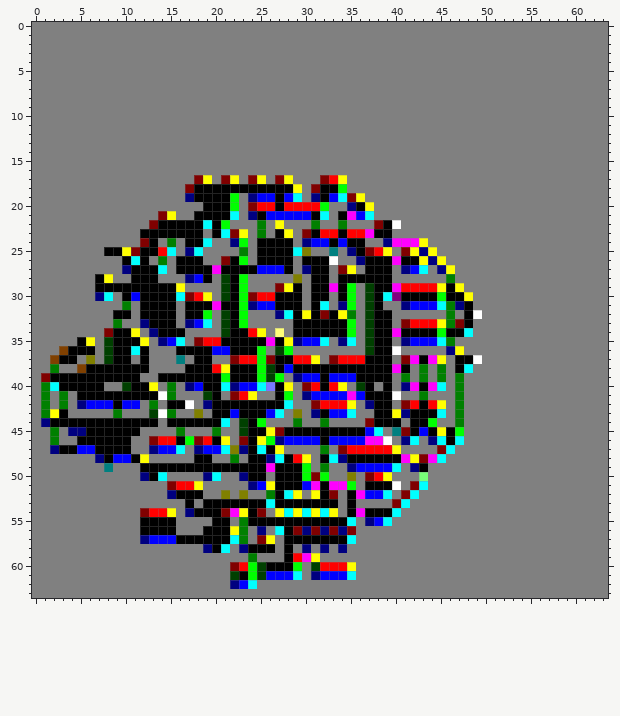
Two states of a pixel-art sprite, Assets/Textures/UI/hudmaps/worldedgesclosed_1.png. Above is the file before it was changed.
The file is 64x64 pixels.
After the commit:
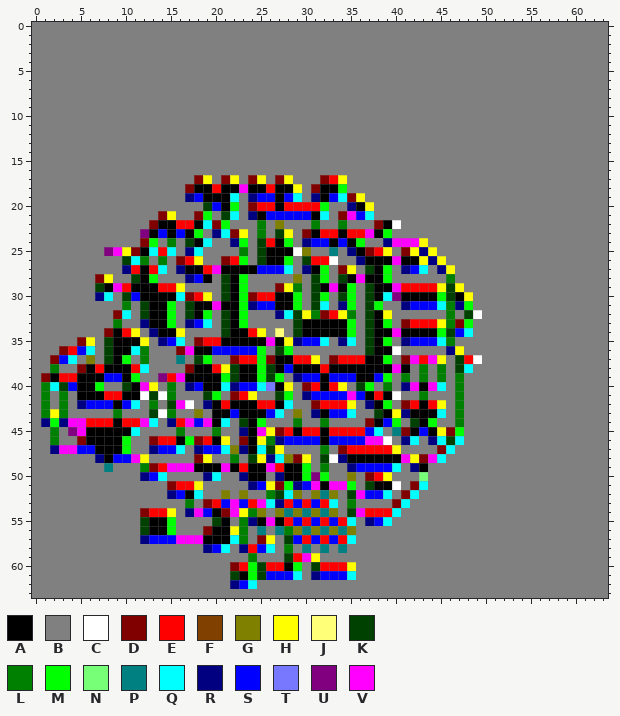
Palette (. is transparent): A #000000  B #808080  C #ffffff  D #800000  E #ff0000  F #804000  G #808000  H #ffff00  J #ffff78  K #004000  L #008000  M #00ff00  N #78ff78  P #008080  Q #00ffff  R #000080  S #0000ff  T #7878ff  U #800080  V #ff00ff
Commit message: Fix up some of level 1 closed edges map, Fix culling leaks from only checking half the neighbors
Difference:
y 18: x 20 A -> E; x 23 A -> V; x 26 A -> E
y 19: x 18 A -> S; x 22 M -> Q
y 20: x 19..20 AA -> KS
y 21: x 18..21 AAAA -> DMBK; x 34 A -> D
y 22: x 16..17 AA -> EE; x 20 A -> D; x 27 H -> G
y 23: x 12 A -> U; x 14 A -> S; x 16 A -> S; x 18 A -> M; x 20 A -> R; x 27 A -> K; x 39 A -> M
y 24: x 13 A -> M; x 17 A -> K; x 25..26 AA -> KE; x 28 A -> M; x 36 A -> M
y 25: x 8..9 AA -> UV; x 13 A -> Q; x 25 A -> K; x 29 Q -> C
y 26: x 10 A -> K; x 12 A -> L; x 16..18 AAA -> DEH; x 22 A -> E; x 25 A -> K; x 28 A -> M; x 30..32 AAA -> KEE
y 27: x 11 A -> E; x 13 A -> E; x 16 A -> R; x 19 A -> E; x 28 A -> Q; x 32 A -> M; x 37 A -> K; x 39 A -> M
y 28: x 7 A -> D; x 11 A -> K; x 13 A -> M; x 31..32 AA -> KM; x 34 A -> K; x 36 A -> V; x 39 A -> M
y 29: x 7 A -> K; x 9..10 AA -> VE; x 14..15 AA -> EE; x 29 A -> L; x 31 A -> K; x 46 A -> K
y 30: x 10 A -> K; x 29 A -> M; x 31..32 AA -> KM; x 34 A -> K; x 46 A -> K
y 31: x 12 A -> K; x 15 A -> M; x 17 A -> K; x 29 A -> M; x 31 A -> K; x 38 A -> M; x 48 A -> M
y 32: x 9..10 AA -> DQ; x 12 A -> K; x 15 A -> M; x 17 A -> K; x 29 A -> K; x 31 A -> L; x 33 A -> E; x 39 A -> H; x 48 A -> K
y 33: x 15 A -> M; x 29 A -> K; x 39 A -> M; x 48 A -> M
y 34: x 10 A -> E; x 16 A -> H; x 29 A -> K; x 46..47 AA -> KS
y 35: x 5 A -> D; x 39 A -> M
y 36: x 3..6 FAAA -> DESQ; x 12 A -> L; x 16..17 AA -> DV; x 22..24 AAA -> SSS
y 37: x 2..4 FAA -> DSQ; x 10 A -> M; x 12 A -> L; x 18..19 AA -> KM; x 39 A -> M; x 43 A -> E; x 47..48 AA -> KE
y 38: x 5 F -> D; x 7 A -> E; x 11..12 AA -> EQ; x 17 A -> D; x 22 A -> K; x 32 A -> E; x 47 A -> K
y 39: x 3..4 AA -> EE; x 8..9 AA -> SS; x 11 A -> M; x 14..16 AAA -> UEV; x 22 A -> K; x 38..39 AA -> SM
y 40: x 3..4 AA -> KS; x 7 A -> M; x 12 A -> V; x 37 A -> M; x 39 A -> L
y 41: x 8..9 AA -> EE; x 12..13 AA -> CK; x 20 A -> M; x 27 A -> K; x 38 A -> E
y 42: x 11 S -> Q; x 15..16 AA -> KV; x 21 A -> E; x 25..26 AA -> EE; x 39 A -> M
y 43: x 3 A -> L; x 38 A -> K
y 44: x 2..8 AAAAAAA -> MRVVEEE; x 10..13 AAAA -> EEVQ; x 15..19 AAAAA -> REVSV; x 39..40 AA -> SM; x 42 A -> K
y 45: x 4..5 RR -> UV; x 11 A -> Q; x 23 K -> R; x 25 A -> V; x 28 A -> E; x 30..31 AA -> EE; x 33..36 AAAA -> EEEE; x 46 A -> D
y 46: x 5 A -> D; x 10 A -> M; x 26 M -> L; x 46 A -> K
y 47: x 3..4 AA -> VV; x 10 A -> M; x 26 A -> K
y 48: x 11 A -> V; x 18..19 AA -> DH; x 24..25 AA -> KH; x 28..29 AE -> GD; x 32..33 AQ -> KC
y 49: x 12..17 AAAAAA -> LDEVVV; x 21 A -> V; x 23 A -> E; x 27 A -> E
y 50: x 13 A -> S; x 27 A -> R; x 31 D -> U
y 51: x 27..29 AAA -> DMR; x 37 A -> K
y 52: x 16 A -> S; x 18 A -> Q; x 27 A -> K; x 29 H -> G; x 31..33 HAD -> GPG; x 35 A -> K
y 53: x 17 A -> L; x 19..25 AAAAAAA -> DESVSEV; x 27..33 AAAAAAA -> RESESEQ; x 35 A -> L
y 54: x 18..19 AA -> VS; x 24..25 AD -> LG; x 27..33 HQHQHQH -> GPGPGPG; x 35 A -> K; x 37..39 AAA -> EEE
y 55: x 12 A -> K; x 15 A -> M; x 20 A -> K; x 24 A -> R; x 26 A -> V; x 28..34 AAAAAAA -> ESESESE
y 56: x 12 A -> K; x 15 A -> M; x 19 A -> D; x 25 R -> P; x 27..35 QADRDRDRD -> PLGPGPGPG
y 57: x 16..18 AAA -> VVV; x 28..34 AAAAAAA -> KSESESE
y 58: x 20 A -> S; x 24..26 AAA -> ESQ; x 28 A -> L; x 30 R -> P; x 32 R -> P; x 34 R -> P
y 59: x 28 A -> K
y 60: x 26..27 AA -> EE
